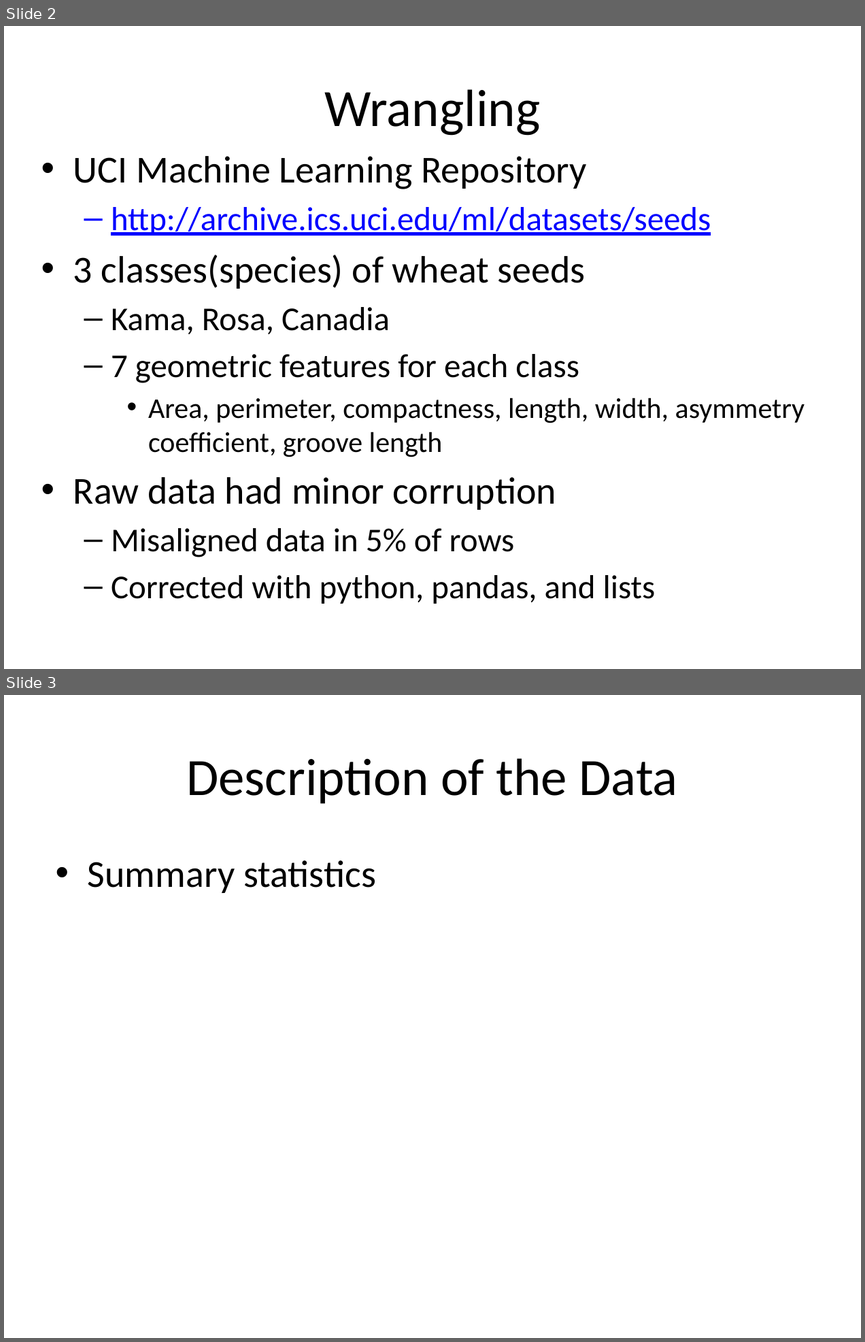
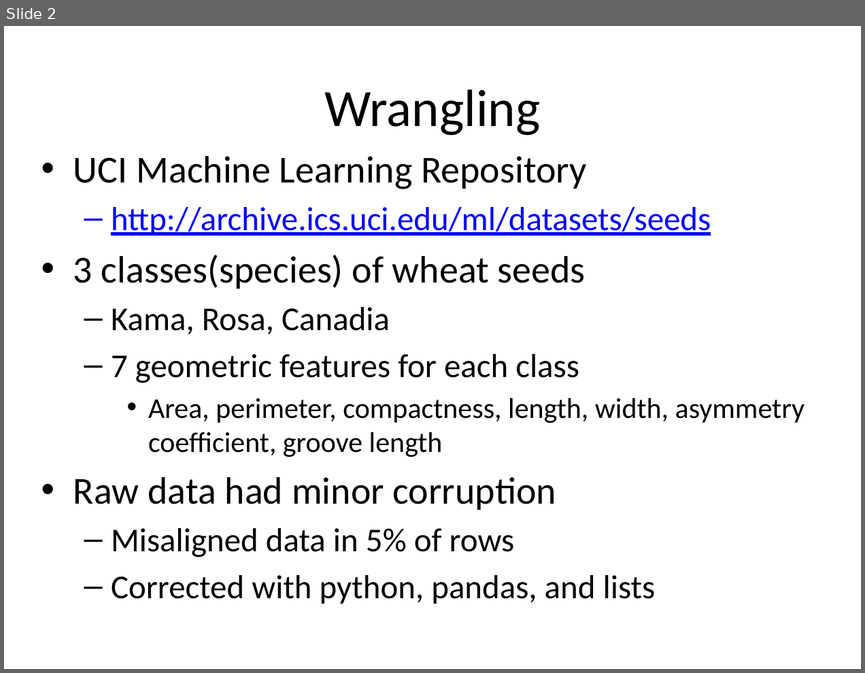
Before and after one commit to nanodoc2020/Springboard, a slide deck: Capstone-Project1/Documents/Data_Story_slides.pptx. Shown one above the other, each under a label of ours: slides 2 and 3 before the commit, slide 2 after it. The pictures are 865x1342 and 865x673 pixels, drawn with LibreOffice and Linux fonts; fonts in the diff are those of the drawing. Boxes give left, top, right and bottom in pixels: in the first picture for what was removed or moved away, otherwise in the second. Text is boxed around its words. In the diff, an @@ line names an element or a change of style, - is before the commit and + after.

```diff
--- a/Capstone-Project1/Documents/Data_Story_slides.pptx
+++ b/Capstone-Project1/Documents/Data_Story_slides.pptx
@@ slide 3 removed at (4,695,861,1338), background #FFFFFF @@
@@ title removed at (186,758,677,804) @@
-Description of the Data
@@ text removed at (88,860,376,893) @@
-• Summary statistics
```
Also in this commit, not shown: 4 slides changed, 10 slides added, 4 other files.
